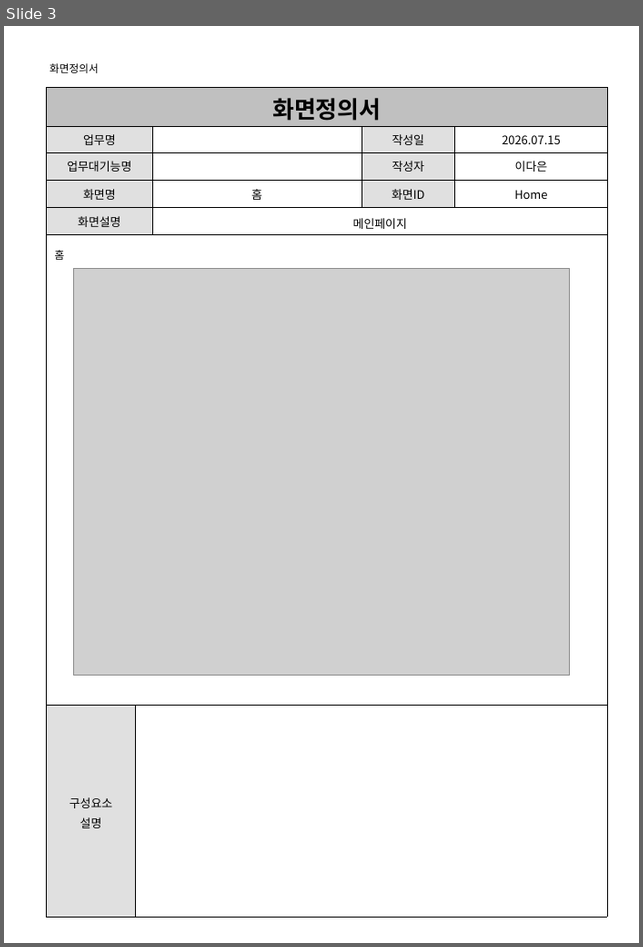
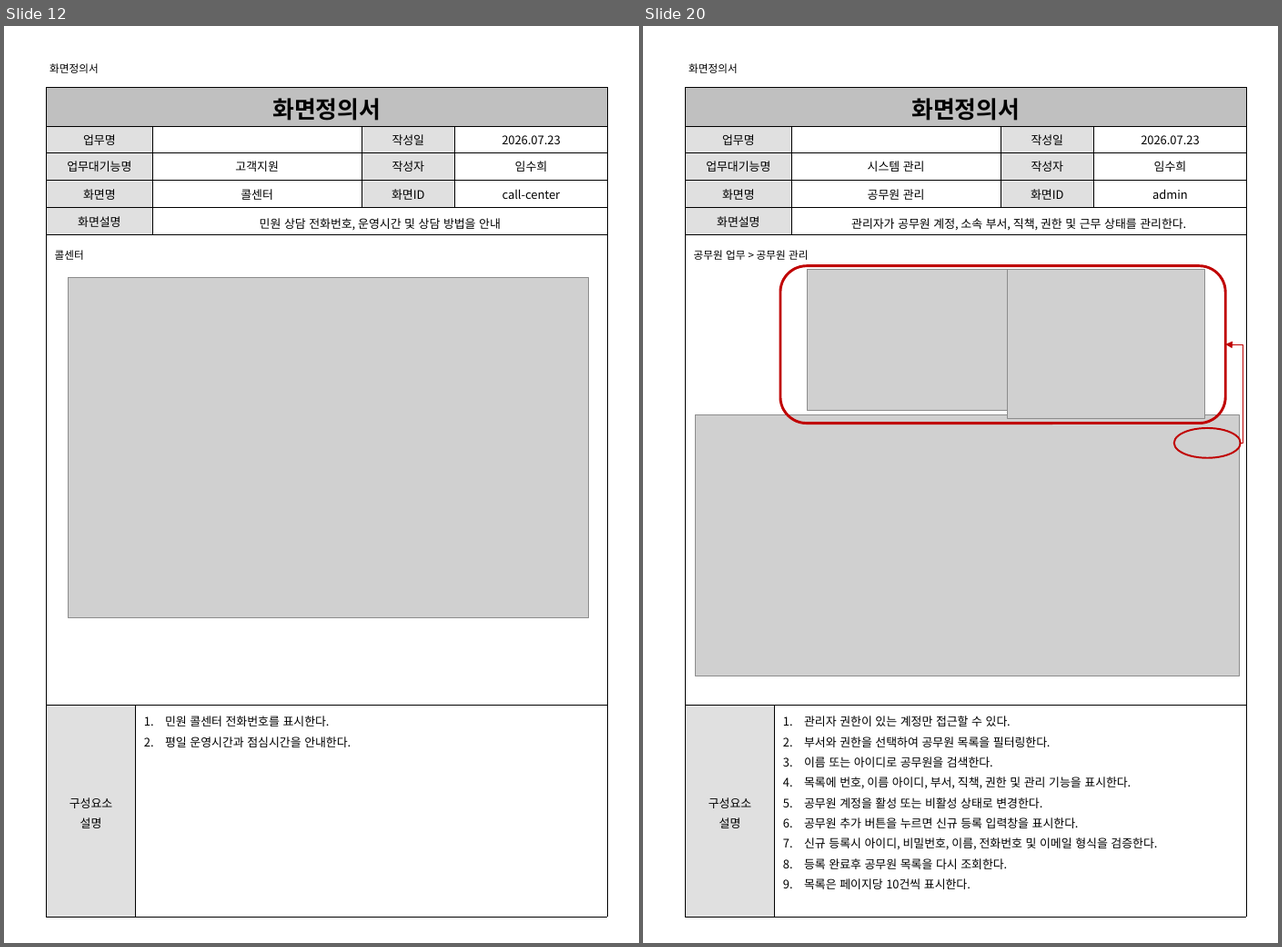
Before and after one commit to shintra0070-commits/PROJECT, a slide deck: 민원 업무 자동화 플랫폼/PROJECT/산출물/03_화면정의서.ppt. Shown side by side, each under a label of ours: slide 3 before the commit, slides 12 and 20 after it; the slides between them are not shown. The pictures are 643x947 and 1282x947 pixels, drawn with LibreOffice and Linux fonts; fonts in the diff are those of the drawing; grey boxes stand for pictures. Boxes give left, top, right and bottom in pixels: in the first picture for what was removed or moved away, otherwise in the second. Text is boxed around its words. In the diff, an @@ line names an element or a change of style, - is before the commit and + after.

Commit message:
민원 업무 자동화 플랫폼

```diff
--- a/민원 업무 자동화 플랫폼/PROJECT/산출물/03_화면정의서.ppt
+++ b/민원 업무 자동화 플랫폼/PROJECT/산출물/03_화면정의서.ppt
@@ slide 20 added at bbox=[643, 26, 1278, 943], background #FFFFFF; not listed: 1 template element that a slide beside it also shows @@
@@ table added at bbox=[686, 87, 1247, 917], 7 rows, 5 columns @@
+화면정의서 |  |  |  | 
+업무명 |  |  | 작성일 | 2026.07.23
+업무대기능명 |  | 시스템 관리 | 작성자 | 임수희
+화면명 |  | 공무원 관리 | 화면ID | admin
+화면설명 |  | 관리자가 공무원 계정, 소속 부서, 직책, 권한 및 근무 상태를 관리한다. |  | 
+ |  |  |  | 
+구성요소 / 설명 | 관리자 권한이 있는 계정만 접근할 수 있다. / 부서와 권한을 선택하여 공무원 목록을 필터링한다. / 이름 또는 아이디로 공무원을 검색한다. / 목록에 번호, 이름 아이디, 부서, 직책, 권한 및 관리 기능을 표시한다. / 공무원 계정을 활성 또는 비활성 상태로 변경한다. / 공무원 추가 버튼을 누르면 신규 등록 입력창을 표시한다. / 신규 등록시 아이디, 비밀번호, 이름, 전화번호 및 이메일 형식을 검증한다. / 등록 완료후 공무원 목록을 다시 조회한다. / 목록은 페이지당 10건씩 표시한다. |  |  | 
@@ text added at bbox=[694, 250, 808, 260], 9 pt, text #000000 @@
+공무원 업무 > 공무원 관리
@@ rounded rectangle added at bbox=[780, 265, 1225, 423], outline #C00000 2.24 pt @@
@@ picture added at bbox=[808, 269, 1008, 411] @@
@@ picture added at bbox=[1007, 269, 1204, 419] @@
@@ elbow arrow added from (1240, 443) to (1225, 344), #C00000 0.74 pt @@
@@ picture added at bbox=[696, 415, 1239, 677] @@
@@ ellipse added at bbox=[1174, 428, 1240, 458], outline #C00000 1.5 pt @@
@@ what was slide 3 is now slide 12 @@
@@ slide 12 changed as well @@
@@ table at bbox=[47, 87, 608, 917] @@
-row 2, column 5: 2026.07.15
+row 2, column 5: 2026.07.23
-row 3, column 3: 
+row 3, column 3: 고객지원
-row 3, column 5: 이다은
+row 3, column 5: 임수희
-row 4, column 3: 홈
+row 4, column 3: 콜센터
-row 4, column 5: Home
+row 4, column 5: call-center
-row 5, column 3: 메인페이지
+row 5, column 3: 민원 상담 전화번호, 운영시간 및 상담 방법을 안내
-row 7, column 2: 
+row 7, column 2: 민원 콜센터 전화번호를 표시한다. / 평일 운영시간과 점심시간을 안내한다.
@@ text at bbox=[55, 250, 84, 260]: text changed @@
-홈
+콜센터
@@ picture: place and size @@
-picture at bbox=[73, 268, 570, 676]
+picture at bbox=[69, 277, 589, 618]
```
Also in this commit, not shown: 17 other slides changed, 1 other slide added, 7 slides removed.
